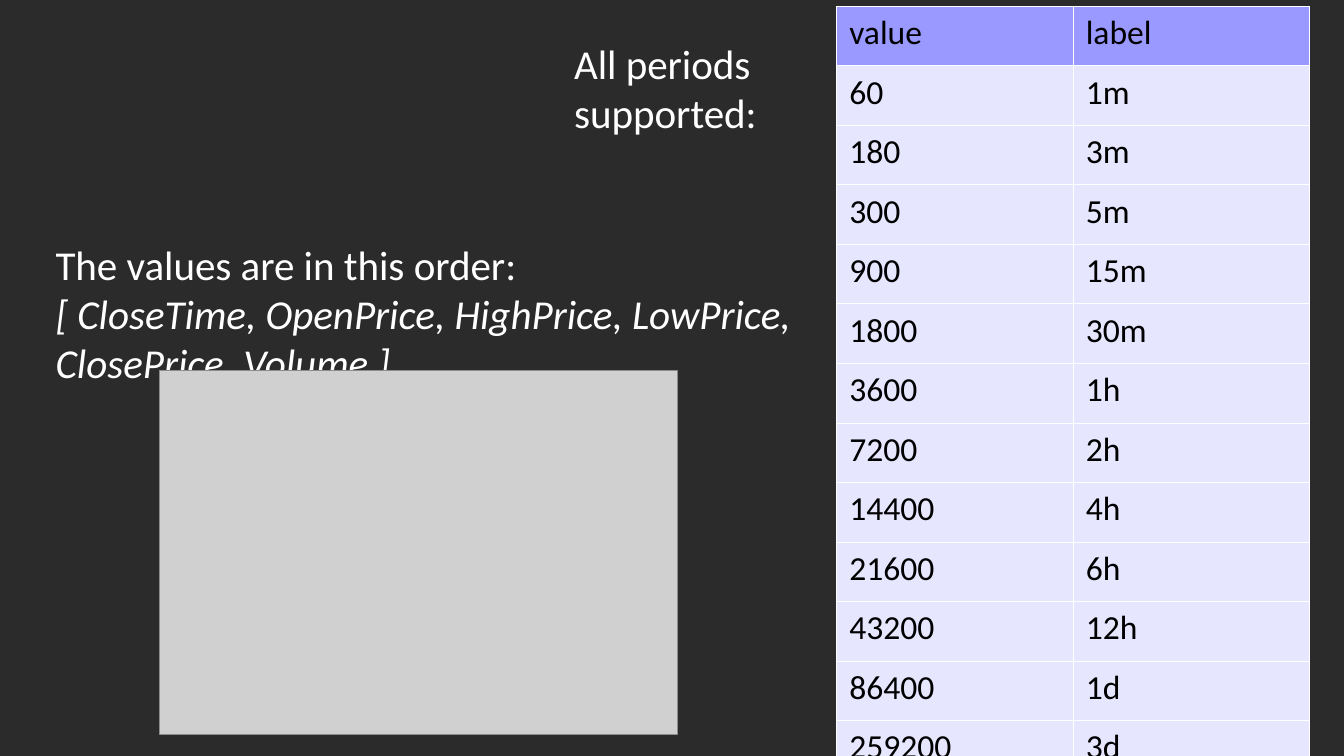
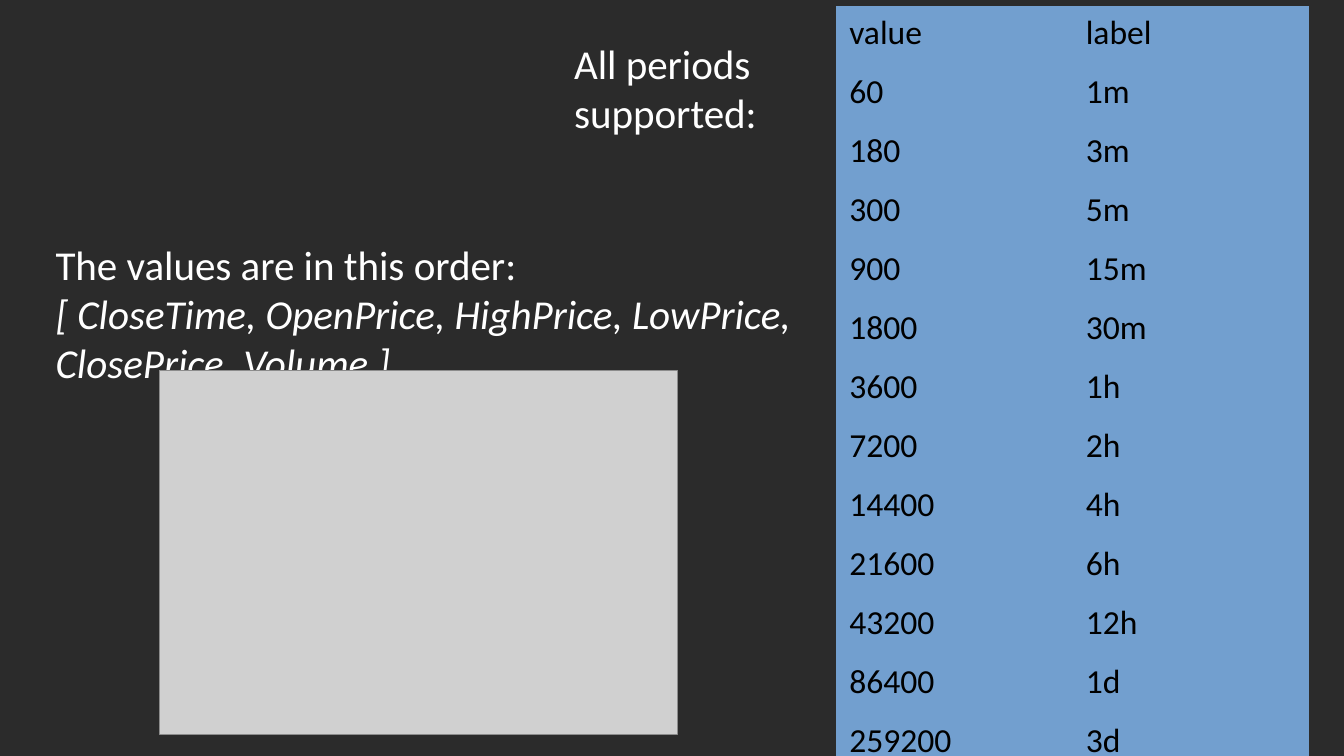
Before and after one commit to GabriM97/CryptoWolf, a slide deck: slide 15 of Student Presentation/Student_Presentation.odp. Drawn at 1344x756 pixels with LibreOffice and Linux fonts; fonts in the diff are those of the drawing; grey boxes stand for pictures; background and template pictures are left out; a plain dark background stands for a picture behind light text. Boxes give left, top, right and bottom in pixels: in the first picture for what was removed or moved away, otherwise in the second. Text is boxed around its words. In the diff, an @@ line names an element or a change of style, - is before the commit and + after.

```diff
--- a/Student Presentation/Student_Presentation.odp
+++ b/Student Presentation/Student_Presentation.odp
@@ table at [836, 5, 1309, 756] @@
@@ fill #9999FF to #729FCF in row 1 @@
@@ fill #E6E6FF to #729FCF in 26 cells @@
@@ borders changed @@
```
Also in this commit, not shown: 7 other slides changed, 1 slide added, 2 other files.
